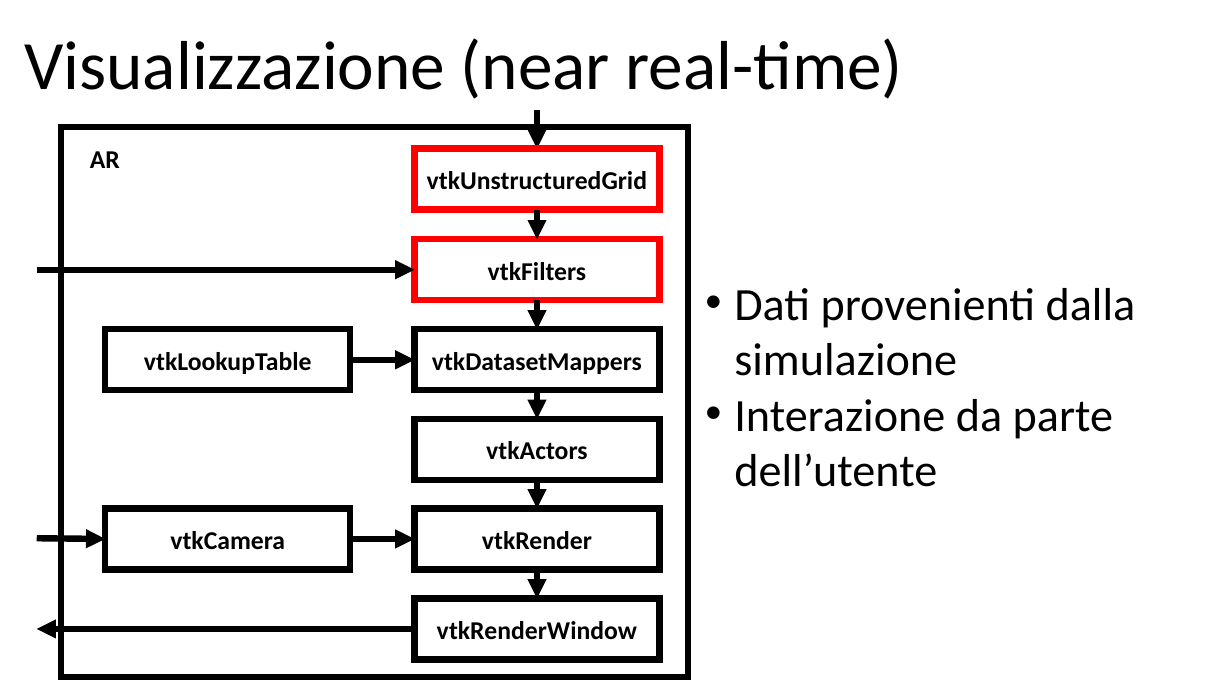
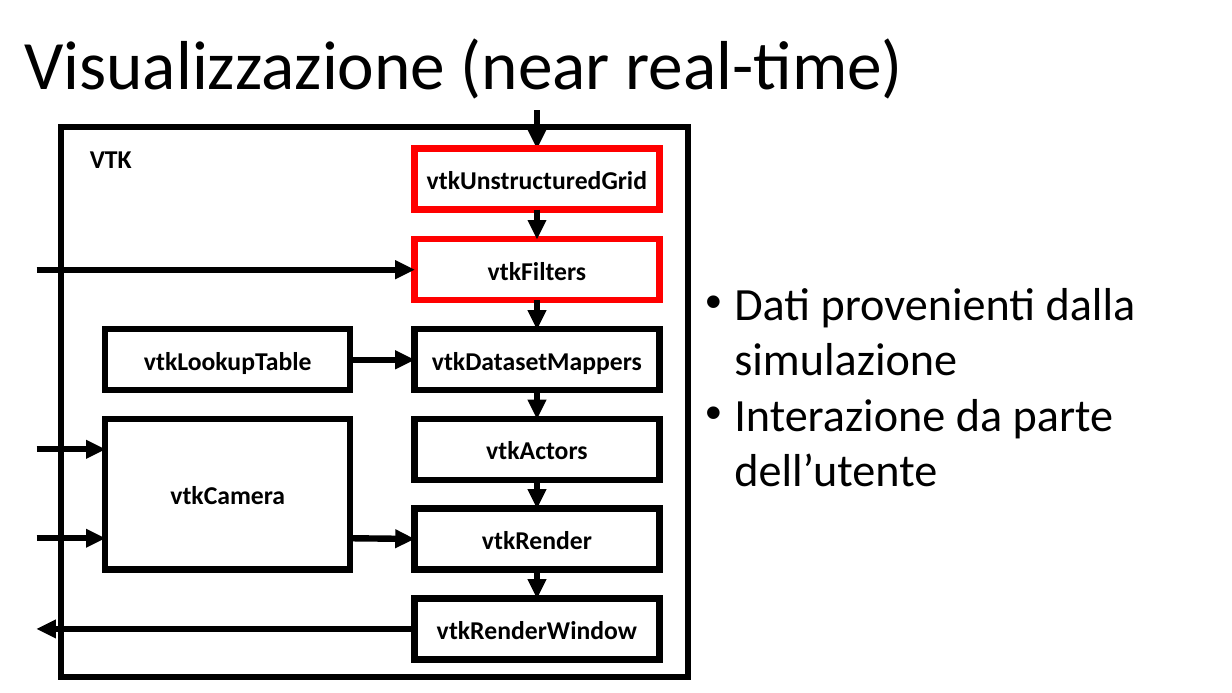
Before and after one commit to samueleevangelisti/PresentazioneSSAR, a slide deck: slide 25 of Introduzione alla Realtà Aumentata in Simulazione.pptx. Drawn at 1232x693 pixels with LibreOffice and Linux fonts; fonts in the diff are those of the drawing. Boxes give left, top, right and bottom in pixels: in the first picture for what was removed or moved away, otherwise in the second. Text is boxed around its words. In the diff, an @@ line names an element or a change of style, - is before the commit and + after.

```diff
--- a/Introduzione alla Realtà Aumentata in Simulazione.pptx
+++ b/Introduzione alla Realtà Aumentata in Simulazione.pptx
@@ text at [90, 151, 132, 168]: text changed @@
-AR
+VTK
@@ rectangle "vtkCamera": place and size @@
-rectangle "vtkCamera" at [105, 508, 350, 569]
+rectangle "vtkCamera" at [105, 419, 350, 569]
@@ arrow added from (37, 449) to (105, 449), #000000 5 pt @@
```
Also in this commit, not shown: 5 other slides changed, 1 other file.
